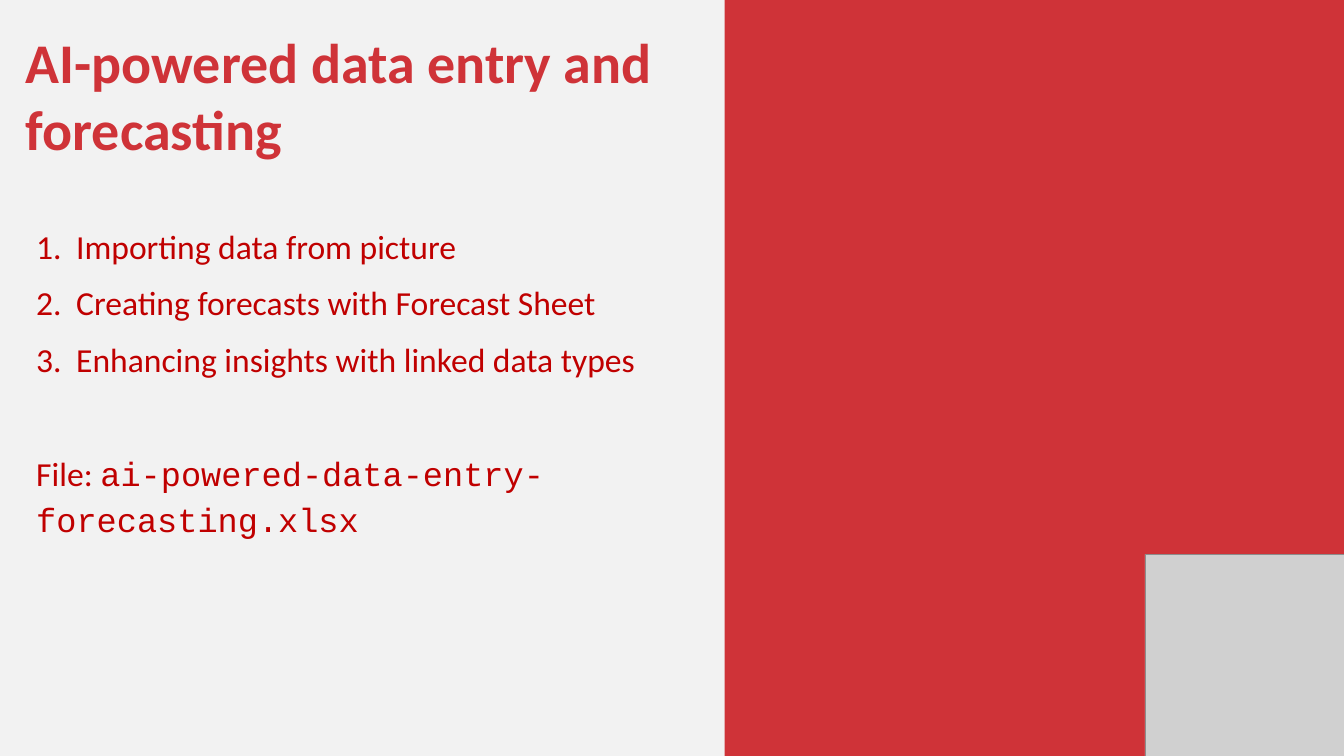
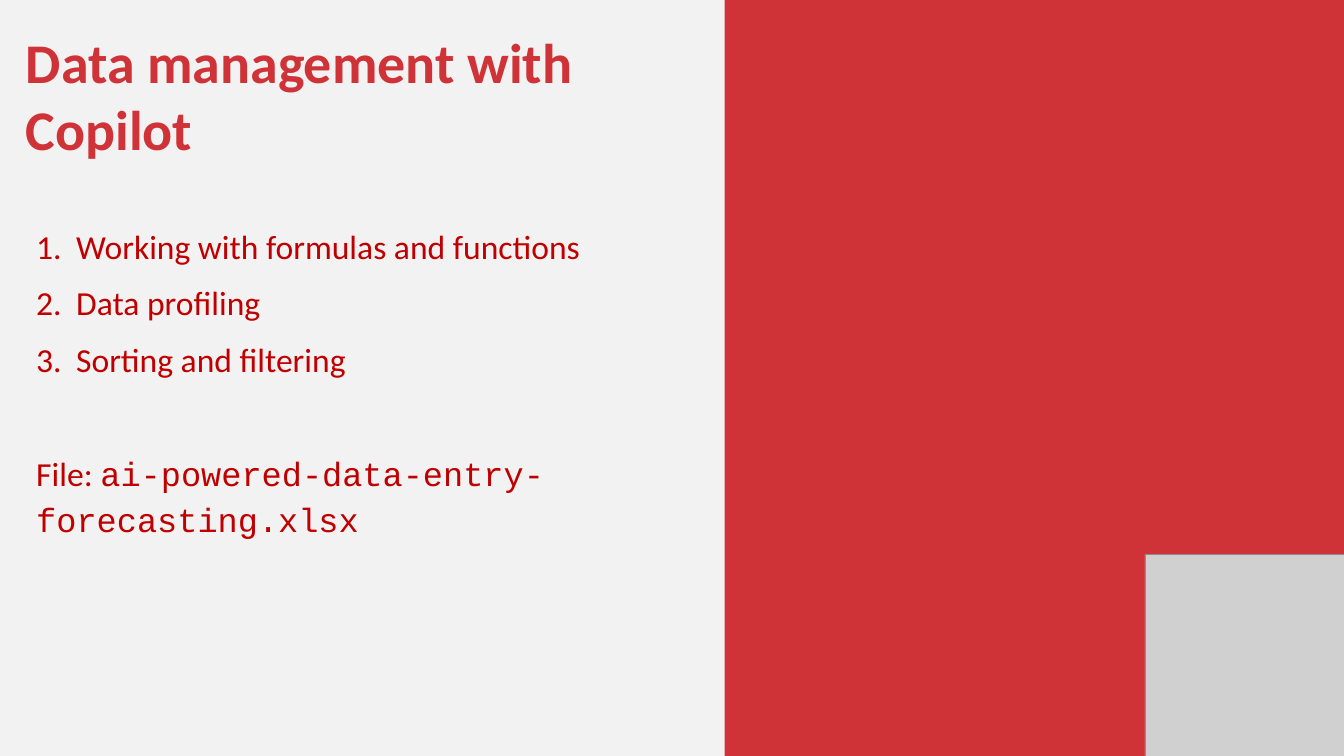
Before and after one commit to stringfestdata/xlgs-mc-2025, a slide deck: slide 11 of xlgs-analytics-2_0-slides.pptx. Drawn at 1344x756 pixels with LibreOffice and Linux fonts; fonts in the diff are those of the drawing; grey boxes stand for pictures. Boxes give left, top, right and bottom in pixels: in the first picture for what was removed or moved away, otherwise in the second. Text is boxed around its words. In the diff, an @@ line names an element or a change of style, - is before the commit and + after.

```diff
--- a/xlgs-analytics-2_0-slides.pptx
+++ b/xlgs-analytics-2_0-slides.pptx
@@ text at <box>26,43,580,378</box>: text changed @@
-AI-powered data entry and forecasting
-1. Importing data from picture
-2. Creating forecasts with Forecast Sheet
-3. Enhancing insights with linked data types
+Data management with Copilot
+1. Working with formulas and functions
+2. Data profiling
+3. Sorting and filtering
```
Also in this commit, not shown: 5 other slides changed, 25 other files.
